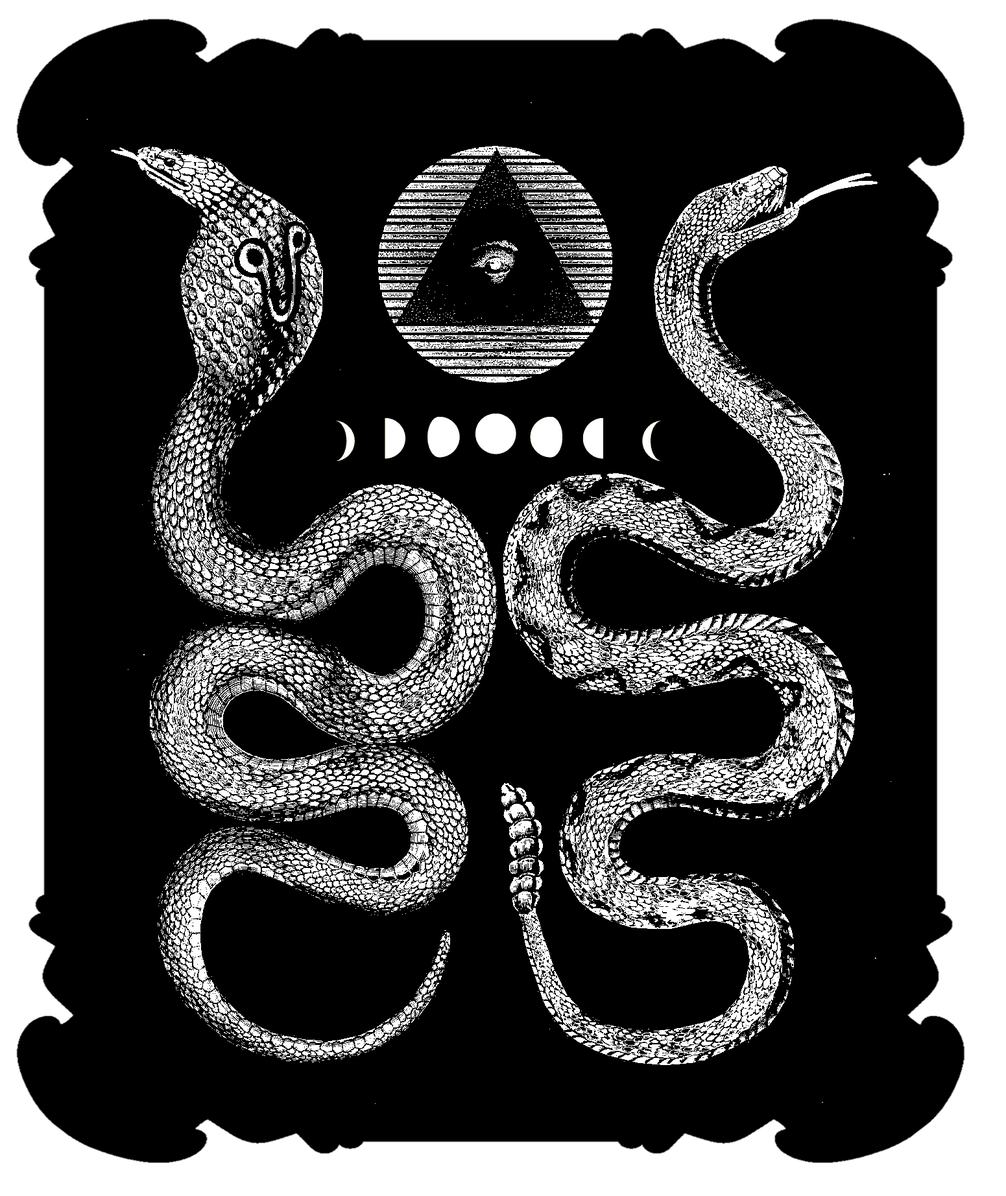
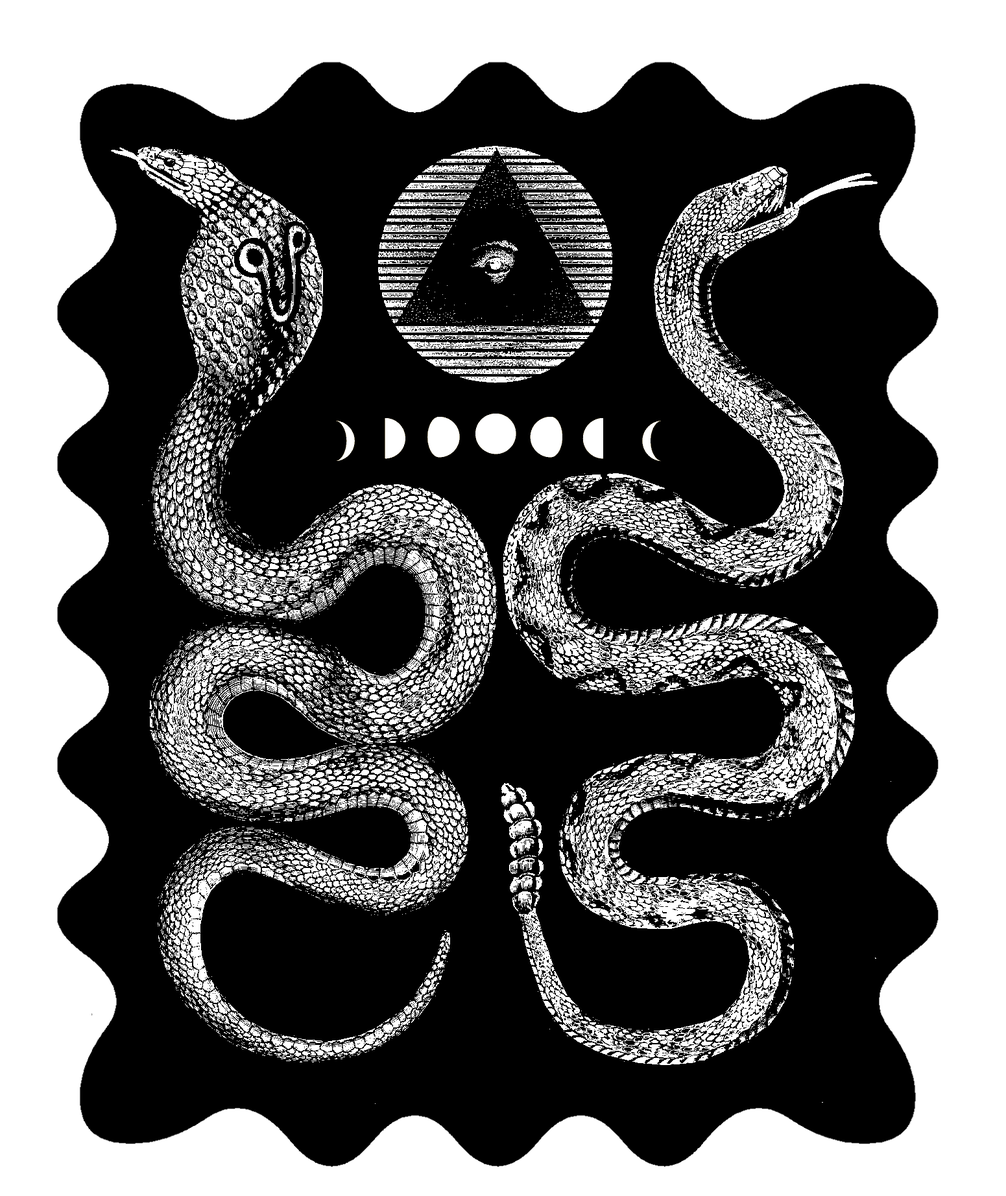
Revision of a layered (1006, 1196) image; what changed, layer by layer:
added group "parent" with 2 layers above "Layer #1" over (x1=56, y1=61, x2=939, y2=1168)
moved "Layer" into group "parent", painted on it over (x1=86, y1=102, x2=893, y2=1063)
added layer "Layer #2" in group "parent" over (x1=56, y1=61, x2=939, y2=1168)
hid "Layer #1" over (x1=16, y1=18, x2=965, y2=1165)
